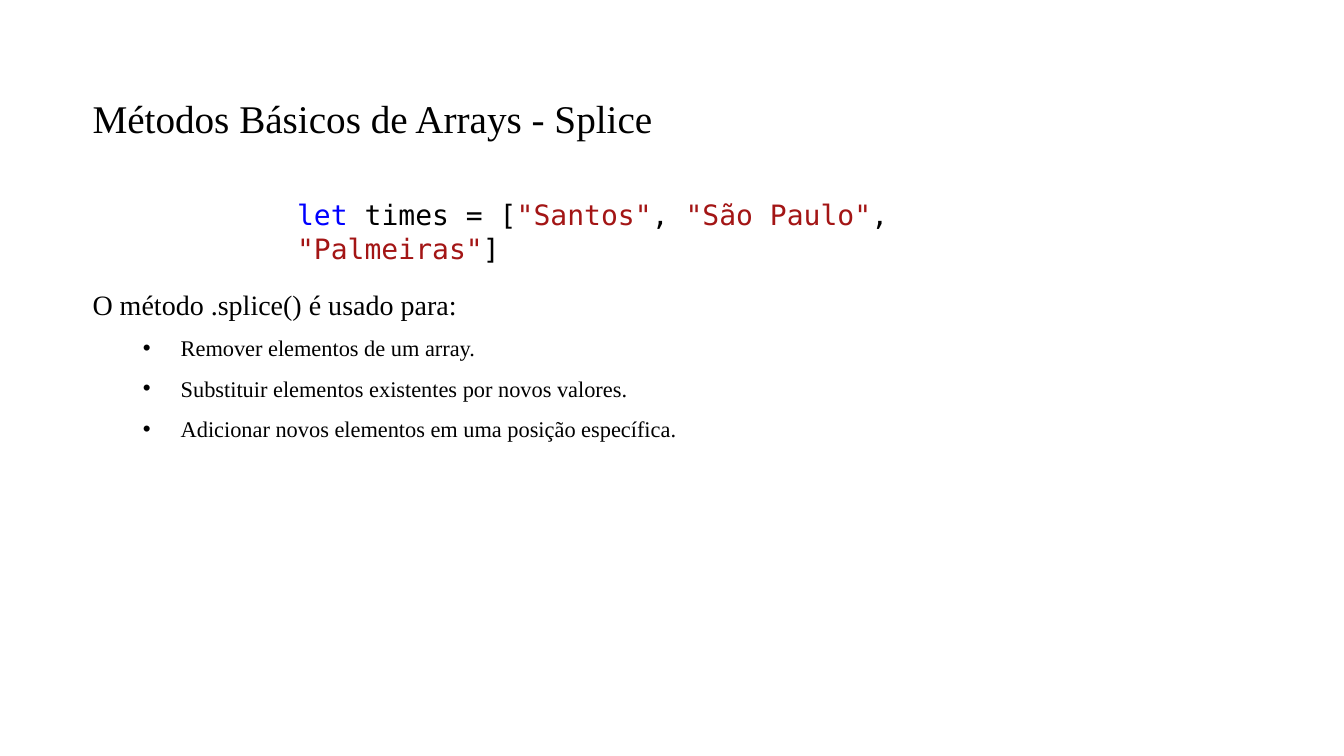
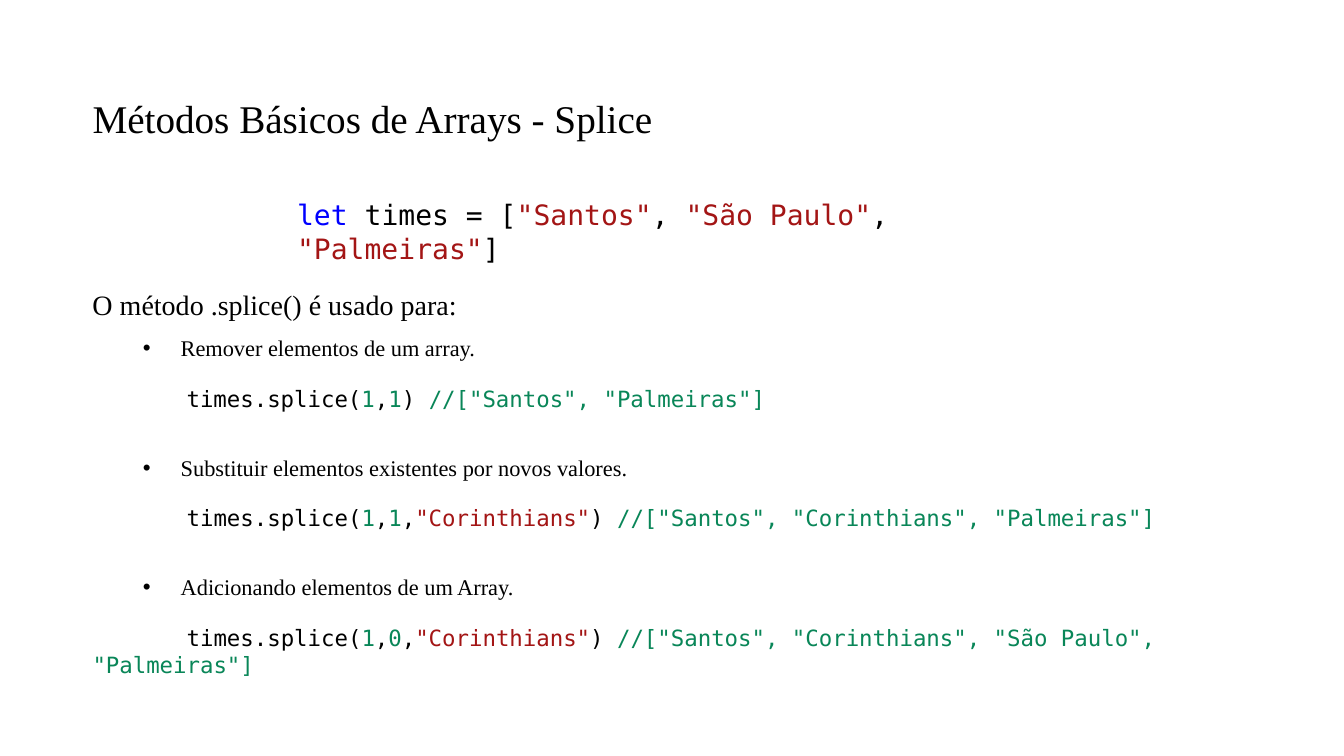
Before and after one commit to PedroMiho/UMC, a slide deck: slide 10 of Lógica e Programação/Módulo 02 - JavaScript/Aula 15 - Arrays e Objetos/Array e Objetos.pptx (slide 12 before the commit). Drawn at 1344x756 pixels with LibreOffice and Linux fonts; fonts in the diff are those of the drawing; background and template pictures are left out. Boxes give left, top, right and bottom in pixels: in the first picture for what was removed or moved away, otherwise in the second. Text is boxed around its words. In the diff, an @@ line names an element or a change of style, - is before the commit and + after.

```diff
--- a/Lógica e Programação/Módulo 02 - JavaScript/Aula 15 - Arrays e Objetos/Array e Objetos.pptx
+++ b/Lógica e Programação/Módulo 02 - JavaScript/Aula 15 - Arrays e Objetos/Array e Objetos.pptx
@@ text at [181,381,676,442]: paragraphs removed @@
-  • Substituir elementos existentes por novos valores.
-  • Adicionar novos elementos em uma posição específica.
@@ text added at [187,390,765,412], 16 pt, text #098658 @@
+times.splice(1,1) //["Santos", "Palmeiras"]
@@ text added at [181,460,627,481], 16 pt, text #000000 @@
+  • Substituir elementos existentes por novos valores.
@@ text added at [187,509,1155,531], 16 pt, text #098658 @@
+times.splice(1,1,"Corinthians") //["Santos", "Corinthians", "Palmeiras"]
@@ text added at [181,579,513,600], 16 pt, text #000000 @@
+  • Adicionando elementos de um Array.
@@ text added at [187,628,1155,651], 16 pt, text #098658 @@
+times.splice(1,0,"Corinthians") //["Santos", "Corinthians", "São Paulo", "Palmeiras"]
```
Also in this commit, not shown: 2 other slides changed, 8 slides added, 3 other files.
